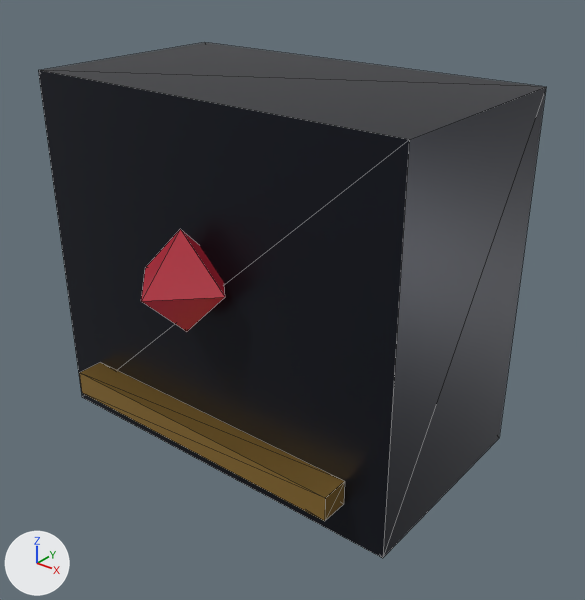
A saved change to the glTF model src/client/dev_viewer/models/modular_heroes/dl_chest_base.glb.
Rendered twice from a 50 mm lens placed at (0.678, -0.821, 0.459), pointed at (0.037, -0.021, -0.038). The axes (+X, +Y, +Z) are drawn at lower left. The lights are the same throughout. The first picture is the older version. Mesh edges are drawn as thin lines. Where no turn or scale is listed for an object, it has been applied to the vertices. Vertices at exactly the same position are counted once.

Names of what the first picture shows: 'chest_gem', 'chest_plate', 'chest_trim'.
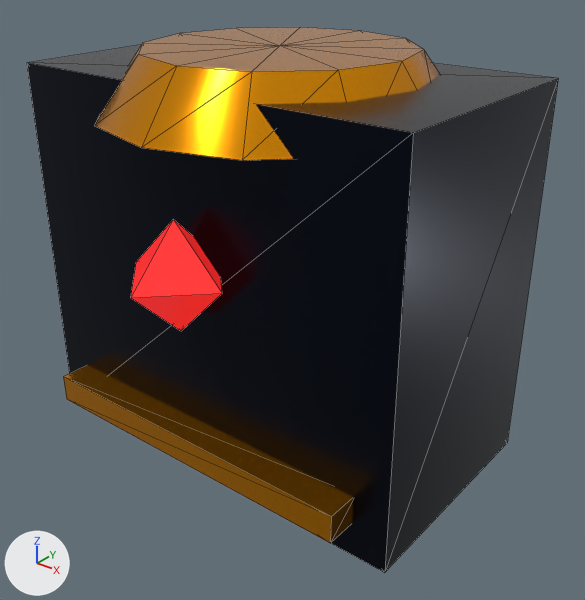
The change in detail:
In material 'Material_0' (mat_material_0), roughness goes from 0.38 to 0.24.
Material 'Material_1' (mat_material_1) changes colour from orange #c69d52 to orange #f59e0b; in linear values from (0.565, 0.337, 0.0844) to (0.913, 0.342, 0.00335).
In material 'Material_1' (mat_material_1), metallic goes from 0.8 to 0.92.
In material 'Material_1' (mat_material_1), roughness goes from 0.28 to 0.18.
Material 'Material_2' (mat_material_2) changes colour from red #ad2637 to red #dc2626; in linear values from (0.418, 0.0194, 0.0382) to (0.716, 0.0194, 0.0194).
In material 'Material_2' (mat_material_2), roughness goes from 0.3 to 0.12.
In material 'Material_2' (mat_material_2), emission_color goes from (0.418, 0.0194, 0.0382) (red #ad2637) to (0.716, 0.0194, 0.0194) (red #dc2626).
In material 'Material_2' (mat_material_2), emission_strength goes from 0.15 to 0.8.
me_mesh_0 is used by ob_chest_plate; location (0.0, 0.0, 0.0).
me_mesh_0 had 8 vertices, 12 faces and spanned x -0.29..0.29, y -0.16..0.16, z -0.26..0.26.
me_mesh_0 now has 8 vertices, 12 faces and spans x -0.3..0.3, y -0.17..0.17, z -0.27..0.27.
Part 1, on me_mesh_0:
Vertex 0 of me_mesh_0 moves from (0.29, -0.16, 0.26) at pixel (409, 139) to (0.3, -0.17, 0.27) at pixel (413, 132).
Vertex 1 of me_mesh_0 moves from (0.29, 0.16, 0.26) at pixel (546, 86) to (0.3, 0.17, 0.27) at pixel (558, 78).
Vertex 2 of me_mesh_0 moves from (0.29, -0.16, -0.26) at pixel (382, 558) to (0.3, -0.17, -0.27) at pixel (384, 572).
Vertex 3 of me_mesh_0 moves from (0.29, 0.16, -0.26) at pixel (499, 438) to (0.3, 0.17, -0.27) at pixel (507, 442).
Vertex 4 of me_mesh_0 moves from (-0.29, 0.16, 0.26) at pixel (204, 42) to (-0.3, 0.17, 0.27).
Vertex 5 of me_mesh_0 moves from (-0.29, -0.16, 0.26) at pixel (38, 70) to (-0.3, -0.17, 0.27) at pixel (26, 62).
Vertex 6 of me_mesh_0 moves from (-0.29, 0.16, -0.26) to (-0.3, 0.17, -0.27).
Vertex 7 of me_mesh_0 moves from (-0.29, -0.16, -0.26) at pixel (81, 397) to (-0.3, -0.17, -0.27) at pixel (73, 403).
me_mesh_1 is used by ob_chest_trim; location (0.0, -0.18, -0.19).
me_mesh_1 had 8 vertices, 12 faces and spanned x -0.23..0.23, y -0.02..0.02, z -0.018..0.018.
me_mesh_1 now has 8 vertices, 12 faces and spans x -0.25..0.25, y -0.025..0.025, z -0.02..0.02.
me_mesh_1 part 2: the whole mesh is scaled about its middle by (1.09, 1.25, 1.14).
me_mesh_2 is used by ob_chest_gem; location (0.0, -0.19, 0.04).
me_mesh_2 had 6 vertices, 8 faces and spanned x -0.07..0.07, y -0.07..0.07, z -0.07..0.07.
me_mesh_2 now has 6 vertices, 8 faces and spans x -0.075..0.075, y -0.075..0.075, z -0.075..0.075.
me_mesh_2 part 3: the whole mesh is scaled about its middle by 1.07.
Mesh me_mesh_3 is new.
It has 28 vertices, 48 faces and spans x -0.24..0.24, y -0.24..0.24, z -0.04..0.04.
It uses material mat_material_1 (orange #f59e0b).
Object 'chest_trim' (ob_chest_trim) moves from (0.0, -0.18, -0.19) to (0.0, -0.19, -0.2).
Object 'chest_gem' (ob_chest_gem) moves from (0.0, -0.19, 0.04) to (0.0, -0.2, 0.05).
Object 'chest_gorget' (ob_chest_gorget) is new; it shows me_mesh_3.
Its location is (0.0, 0.0, 0.26).

Pixel boxes (x1, y1, x2, y2) of what changed, in the pictures (585 x 600 px):
'chest_plate', surface changed, reshaped: before (38, 42, 546, 558); after (27, 45, 558, 573)
'chest_gorget', added (orange): after (95, 27, 440, 160)
'chest_trim', recoloured, surface changed, rescaled (9% wider, 12% taller): before (79, 362, 345, 521); after (63, 365, 353, 543)
'chest_gem', recoloured, surface changed, moved, rescaled (8% wider, 10% taller): before (141, 229, 225, 331); after (131, 219, 222, 331)
